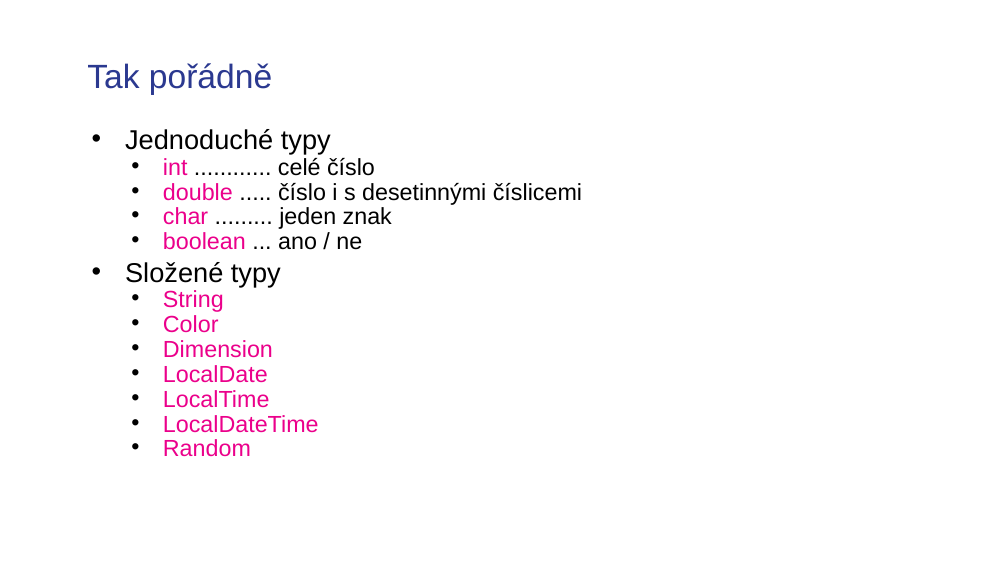
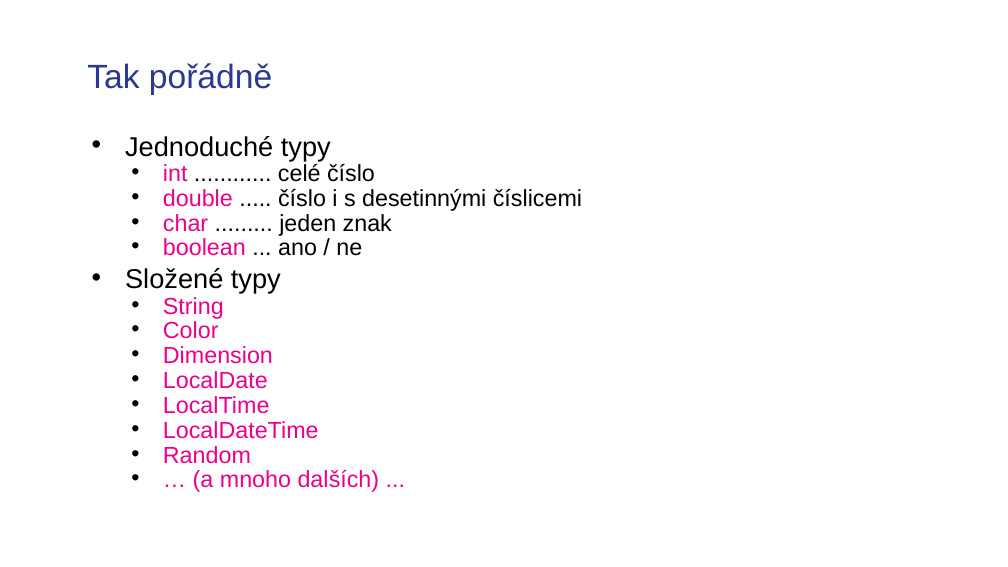
Before and after one commit to czechitas/java-uvod-do-programovani-2, a slide deck: slide 7 of Pro lektory/Prezentace.pptx. Drawn at 1008x567 pixels with LibreOffice and Linux fonts; fonts in the diff are those of the drawing; background and template pictures are left out. Boxes give left, top, right and bottom in pixels: in the first picture for what was removed or moved away, otherwise in the second. Text is boxed around its words. In the diff, an @@ line names an element or a change of style, - is before the commit and + after.

```diff
--- a/Pro lektory/Prezentace.pptx
+++ b/Pro lektory/Prezentace.pptx
@@ text at (x1=193, y1=470, x2=380, y2=492): paragraph added @@
+  • … (a mnoho dalších) ...
```
Also in this commit, not shown: 1 other slide changed, 2 slides added, 1 slide removed, 1 other file.
